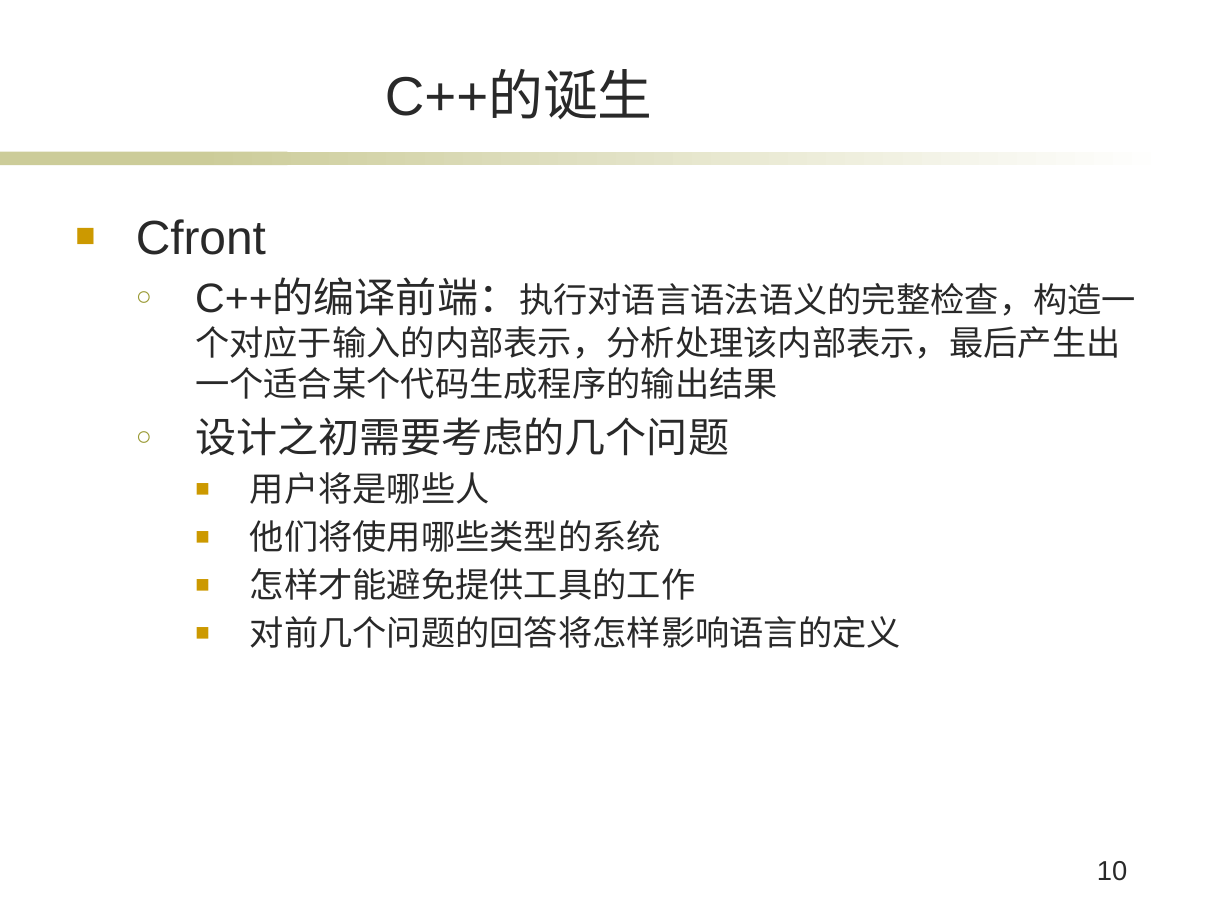
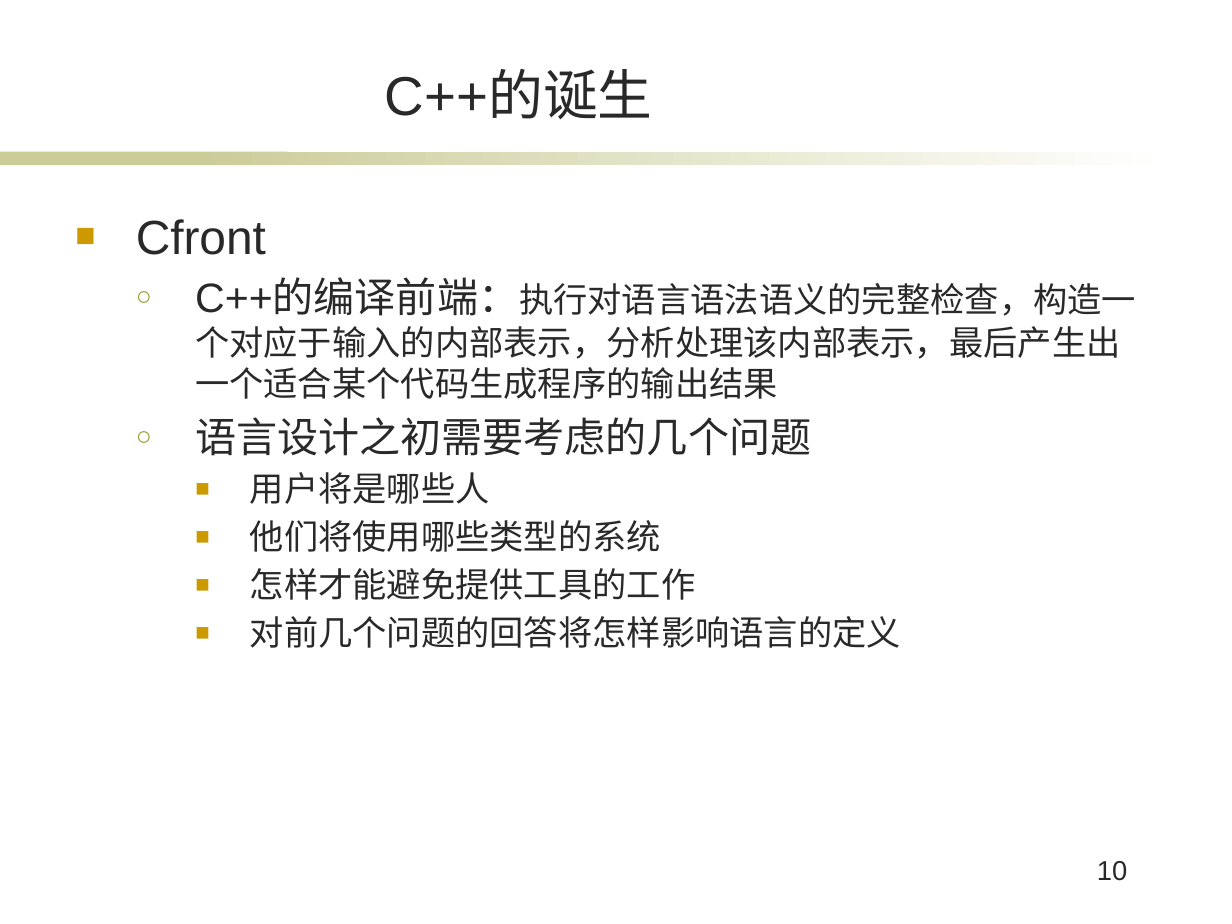
Before and after one commit to Sha-Meng/Personal-software-maintenance-and-evolution, a slide deck: slide 10 of 个人课程报告.pptx. Drawn at 1232x924 pixels with LibreOffice and Linux fonts; fonts in the diff are those of the drawing; background and template pictures are left out. Boxes give left, top, right and bottom in pixels: in the first picture for what was removed or moved away, otherwise in the second. Text is boxed around its words. In the diff, an @@ line names an element or a change of style, - is before the commit and + after.

Commit message:
personal report first version

```diff
--- a/个人课程报告.pptx
+++ b/个人课程报告.pptx
@@ text at (195,417,811,456): text changed @@
-  ○ 设计之初需要考虑的几个问题
+  ○ 语言设计之初需要考虑的几个问题
```
